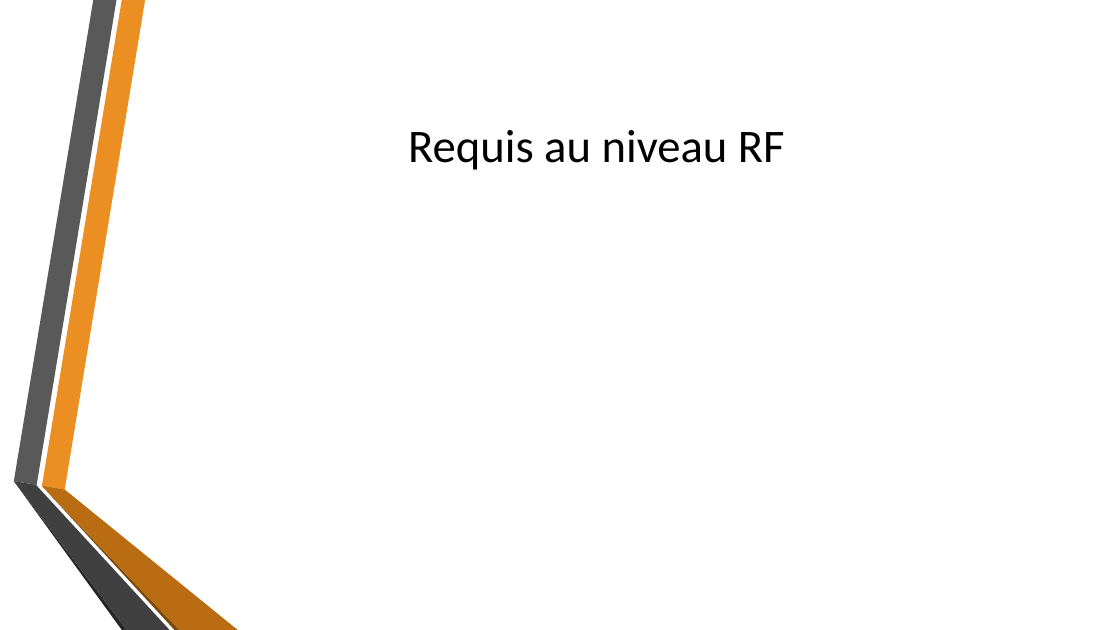
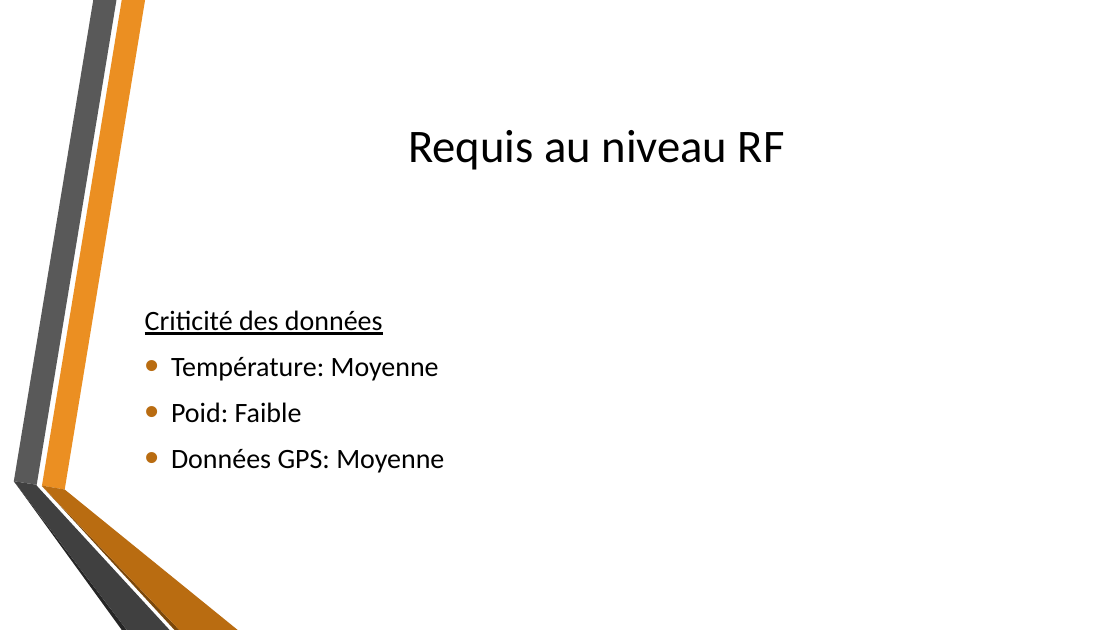
Before and after one commit to fisj2002/Projet_S6_Documentation, a slide deck: slide 11 of Dossier de Conception.pptx (slide 9 before the commit). Drawn at 1120x630 pixels with LibreOffice and Linux fonts; fonts in the diff are those of the drawing; background and template pictures are left out. Boxes give left, top, right and bottom in pixels: in the first picture for what was removed or moved away, otherwise in the second. Text is boxed around its words. In the diff, an @@ line names an element or a change of style, - is before the commit and + after.

Commit message:
Ajout Requis RF

```diff
--- a/Dossier de Conception.pptx
+++ b/Dossier de Conception.pptx
@@ text added at box(145, 310, 444, 473), 24 pt, text #000000 @@
+Criticité des données
+• Température: Moyenne
+• Poid: Faible
+• Données GPS: Moyenne
```
Also in this commit, not shown: 2 slides added.
